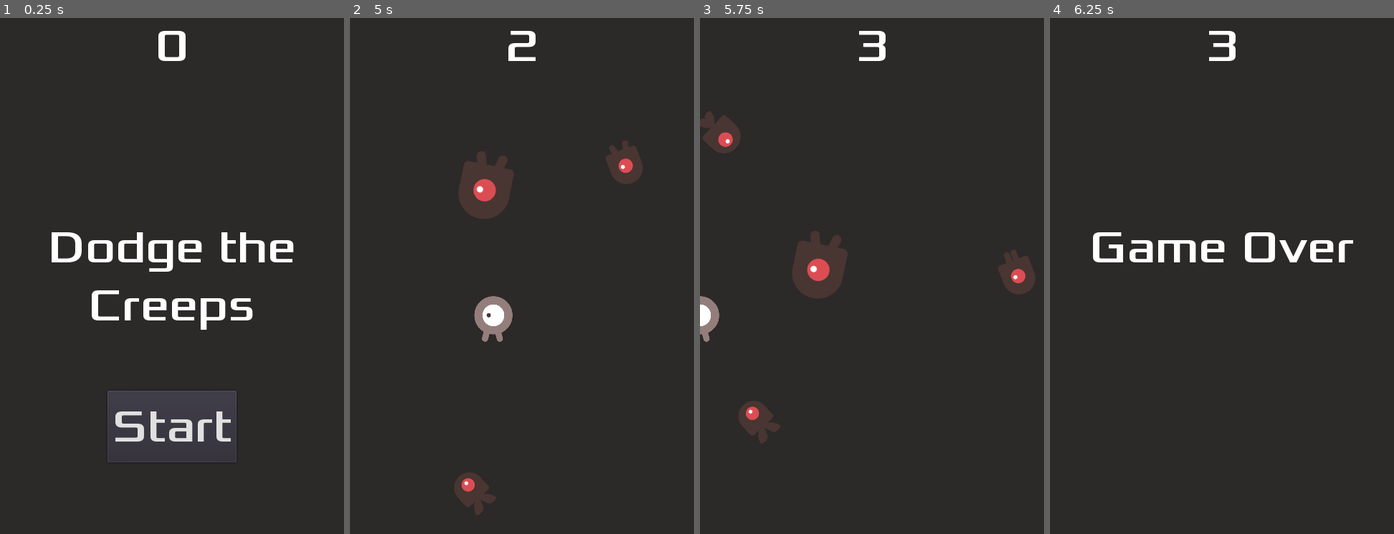
Above: before the commit, frames 1-4 (left to right).
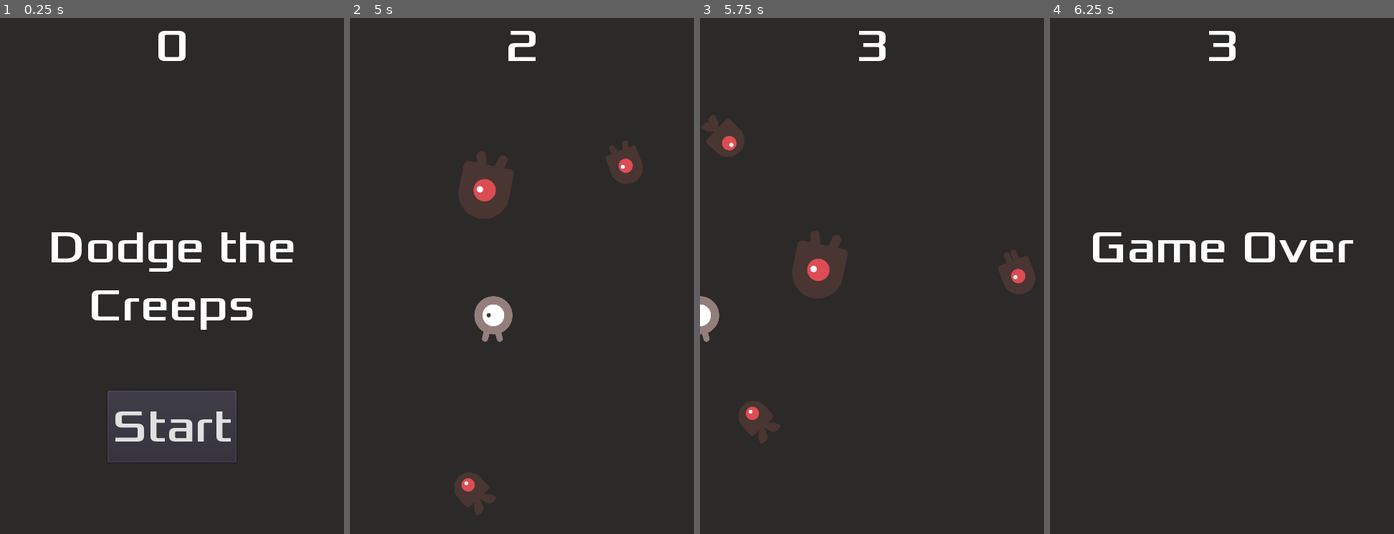
Above: after the commit, the same moments.

Repository: STYJ/Dodge-the-Creeps-enhanced-edition
Game: Godot game, scene res://main.tscn
Two runs of this game, one before a commit and one after it. Both use one fixed random seed, a clock stepped at 60 frames per second and the inputs below.
Inputs:
- Up to frame 1 (0.25 s): no input
- Up to frame 2 (5 s): click "Start" at 0.5 s; tap Enter at 1.25 s; hold Right (ui_right) 1.28-2.03 s; hold Down (ui_down) 2.03-2.78 s; hold Right (ui_right) 2.78-3.53 s; hold Up (ui_up) 3.53-4.28 s; hold Left (ui_left) from 4.28 s (still down)
- Up to frame 3 (5.75 s): keep holding Left (ui_left)
- Up to frame 4 (6.25 s): release Left (ui_left) at 5.78 s; hold Down (ui_down) from 5.78 s (still down)

Frames 1-2 are identical in both runs. In frame 3, 0.3% of the frame differs, in the area x 0-13%, y 18-27%; in frame 4, nothing differs.

Commit message:
finalising dodge the creeps

Diff:
--- a/dodge the creeps/main.gd
+++ b/dodge the creeps/main.gd
@@ -4,13 +4,13 @@
 export (PackedScene) var Mob
 
 var score
+const MULTIPLIER = 0.99
 
 func _ready():
 	randomize()
 
 func game_over():
-	$ScoreTimer.stop()
-	$MobTimer.stop()
+	_stop_timers()
 	$HUD.show_game_over()
 	get_tree().call_group("mobs", "queue_free")
 	$Music.stop()
@@ -24,32 +24,47 @@
 	$HUD.show_message("Get Ready")
 	$Music.play()
 
-
-# When the mob timer counts down to 0, spawn a mob.
+# When the MobTimer counts down to 0, spawn a mob.
 func _on_MobTimer_timeout():
 	# Choose a random location on Path2D.
 	$MobPath/MobSpawnLocation.offset = randi()
+
 	# Create a Mob instance and add it to the scene.
 	var mob = Mob.instance()
 	add_child(mob)
+
 	# Set the mob's direction perpendicular to the path direction.
 	# We use Pi because GDScript uses radians, not degrees
 	var direction = $MobPath/MobSpawnLocation.rotation + PI / 2
+
 	# Set the mob's position to a random location.
 	mob.position = $MobPath/MobSpawnLocation.position
+
 	# Add some randomness to the direction.
 	direction += rand_range(-PI / 4, PI / 4)
 	mob.rotation = direction
+
 	# Set the velocity (speed & direction).
 	mob.linear_velocity = Vector2(rand_range(mob.min_speed, mob.max_speed), 0)
 	mob.linear_velocity = mob.linear_velocity.rotated(direction)
 
-# When score timer counts down to 0, add a score.
+# When ScoreTimer counts down to 0, add a score.
 func _on_ScoreTimer_timeout():
 	score += 1
 	$HUD.update_score(score)
 
-# When start timer counts down to 0, start!
+# When StartTimer counts down to 0, start!
 func _on_StartTimer_timeout():
 	$MobTimer.start()
 	$ScoreTimer.start()
+	$MultiplierTimer.start()
+
+# Reduce MobTimer every time MultiplierTimer times out
+func _on_MultiplierTimer_timeout():
+	$MobTimer.wait_time = $MobTimer.wait_time * MULTIPLIER
+
+# Stop all timers
+func _stop_timers():
+	$ScoreTimer.stop()
+	$MobTimer.stop()
+	$MultiplierTimer.stop()
--- a/dodge the creeps/main.tscn
+++ b/dodge the creeps/main.tscn
@@ -35,6 +35,9 @@
 wait_time = 2.0
 one_shot = true
 
+[node name="MultiplierTimer" type="Timer" parent="."]
+wait_time = 0.5
+
 [node name="StartPosition" type="Position2D" parent="."]
 position = Vector2( 240, 450 )
 
@@ -56,4 +59,5 @@
 [connection signal="timeout" from="MobTimer" to="." method="_on_MobTimer_timeout"]
 [connection signal="timeout" from="ScoreTimer" to="." method="_on_ScoreTimer_timeout"]
 [connection signal="timeout" from="StartTimer" to="." method="_on_StartTimer_timeout"]
+[connection signal="timeout" from="MultiplierTimer" to="." method="_on_MultiplierTimer_timeout"]
 [connection signal="start_game" from="HUD" to="." method="new_game"]
--- a/dodge the creeps/mob.gd
+++ b/dodge the creeps/mob.gd
@@ -24,12 +24,14 @@
 	# Setting scale of AnimatedSprite and CollisionShape2D nodes
 	var sprite_scale = scale_multiplier * ANIMATED_SPRITE_DEFAULT_SCALE
 	var collision_shape_2d_scale = scale_multiplier * COLLISION_SHAPE_2D_DEFAULT_SCALE
-	$AnimatedSprite.scale.x = sprite_scale
-	$AnimatedSprite.scale.y = sprite_scale
-	$CollisionShape2D.scale.x = collision_shape_2d_scale
-	$CollisionShape2D.scale.y = collision_shape_2d_scale
+	_set_scale($AnimatedSprite, sprite_scale)
+	_set_scale($CollisionShape2D, collision_shape_2d_scale)
 
 func _on_VisibilityNotifier2D_screen_exited():
-	# this queues the mob instance to be freed.
-	# Mobs will delete themselves when they leave the screen
+	# Queues the mob instance to be freed.
+	# Mobs will delete themselves when they leave the screen.
 	queue_free()
+
+func _set_scale(node, value):
+	node.scale.x = value
+	node.scale.y = value
